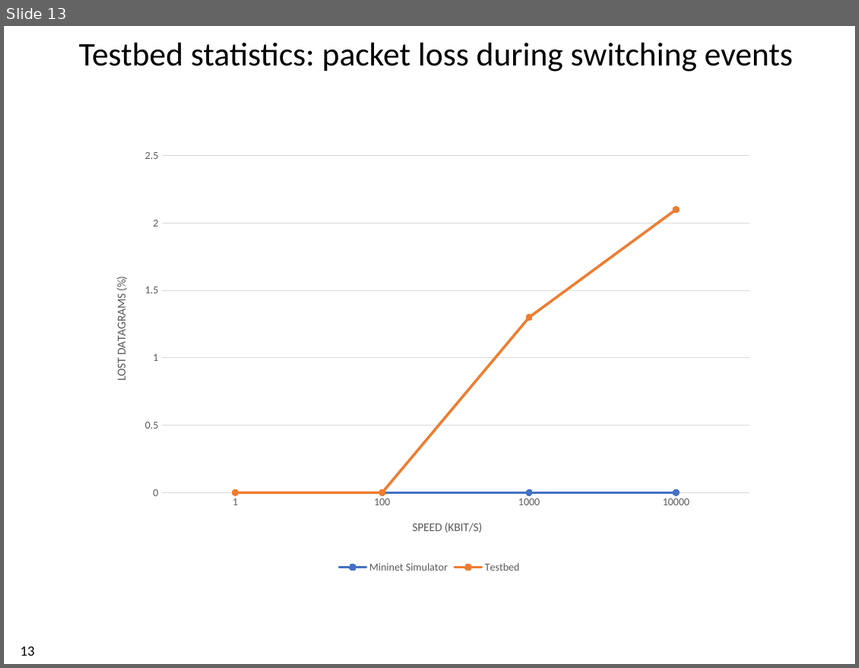
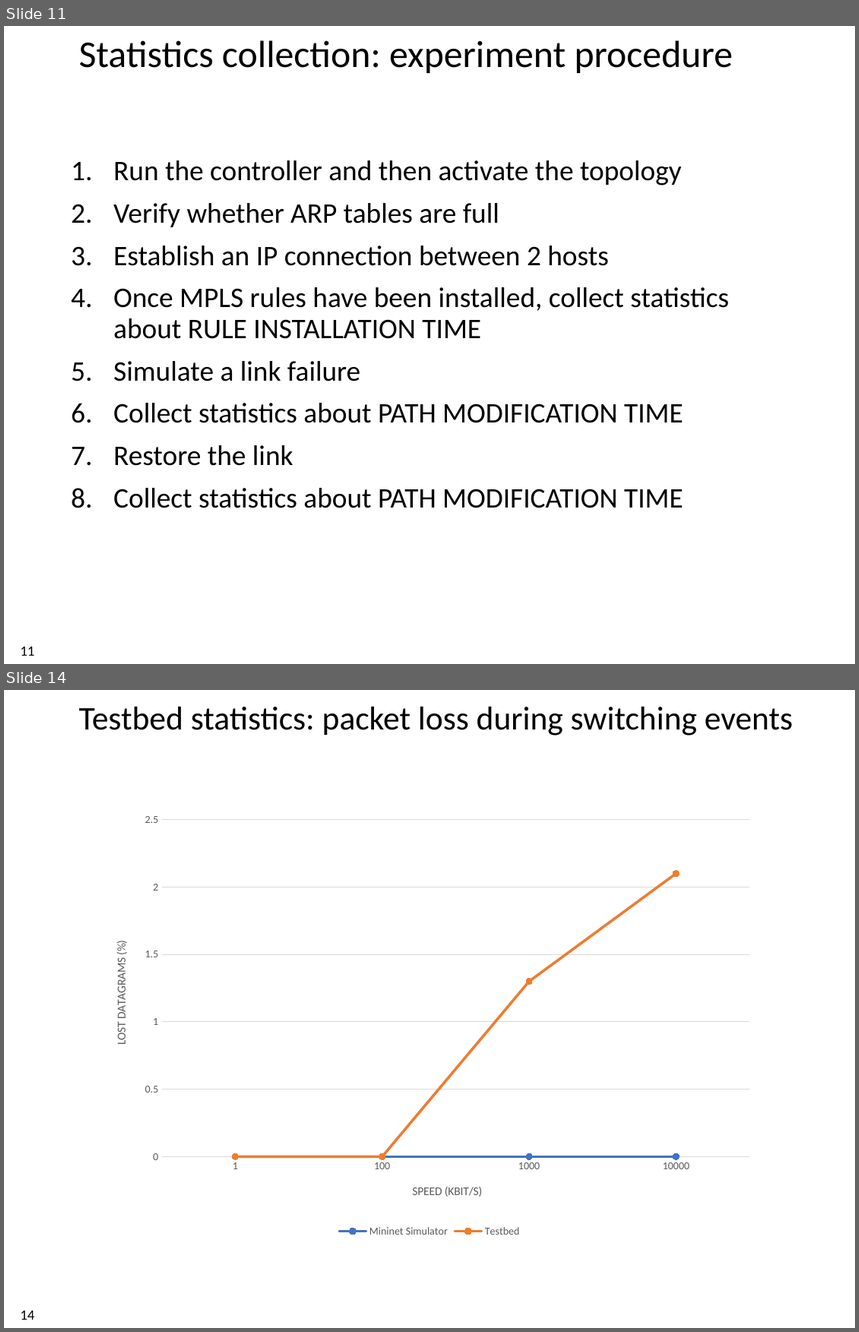
Before and after one commit to xdl907/switching-and-routing-project, a slide deck: template_project_exam__1_.pptx. Shown one above the other, each under a label of ours: slide 13 before the commit, slides 11 and 14 after it; the slides between them are not shown. The pictures are 859x668 and 859x1332 pixels, drawn with LibreOffice and Linux fonts; fonts in the diff are those of the drawing; background and template pictures are left out. Boxes give left, top, right and bottom in pixels: in the first picture for what was removed or moved away, otherwise in the second. Text is boxed around its words. In the diff, an @@ line names an element or a change of style, - is before the commit and + after.

```diff
--- a/template_project_exam__1_.pptx
+++ b/template_project_exam__1_.pptx
@@ slide 11 added at box(4, 26, 855, 664), background #FFFFFF @@
@@ title added at box(79, 40, 734, 73), 32 pt, text #000000 @@
+Statistics collection: experiment procedure
@@ text added at box(113, 161, 729, 509), 24 pt, text #000000 @@
+1. Run the controller and then activate the topology
+2. Verify whether ARP tables are full
+3. Establish an IP connection between 2 hosts
+4. Once MPLS rules have been installed, collect statistics about RULE INSTALLATION TIME
+5. Simulate a link failure
+6. Collect statistics about PATH MODIFICATION TIME
+7. Restore the link
+8. Collect statistics about PATH MODIFICATION TIME
@@ page number added at box(20, 647, 34, 656), 12 pt, text #000000 @@
+11
@@ what was slide 13 is now slide 14 @@
@@ page number at box(20, 1311, 34, 1320): text changed @@
-13
+14
```
Also in this commit, not shown: 7 slides changed, 2 other slides added, 2 slides removed.
